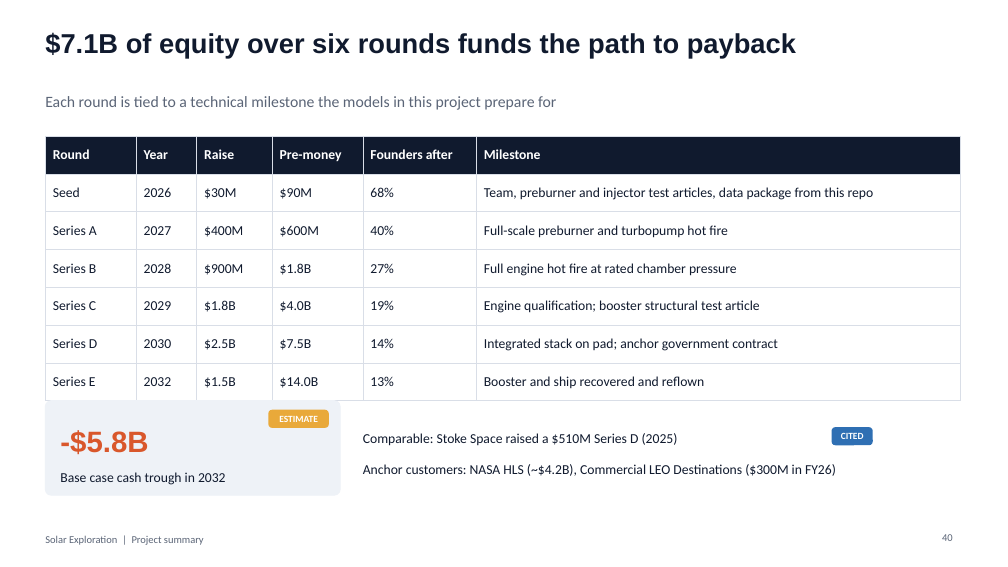
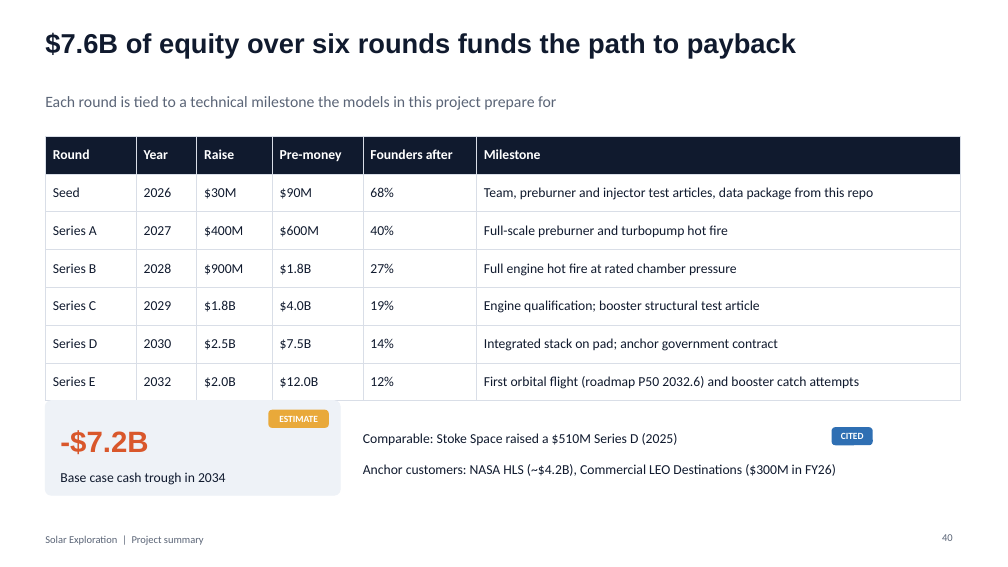
Before and after one commit to Skymeapple/solar-exploration, a slide deck: slide 40 of presentation/Solar_Exploration_Project_Summary.pptx. Drawn at 1008x567 pixels with LibreOffice and Linux fonts; fonts in the diff are those of the drawing. Boxes give left, top, right and bottom in pixels: in the first picture for what was removed or moved away, otherwise in the second. Text is boxed around its words. In the diff, an @@ line names an element or a change of style, - is before the commit and + after.

```diff
--- a/presentation/Solar_Exploration_Project_Summary.pptx
+++ b/presentation/Solar_Exploration_Project_Summary.pptx
@@ title at <box>45,32,796,58</box>: text changed @@
-$7.1B of equity over six rounds funds the path to payback
+$7.6B of equity over six rounds funds the path to payback
@@ table at <box>45,136,960,393</box> @@
-row 7: Series E | 2032 | $1.5B | $14.0B | 13% | Booster and ship recovered and reflown
+row 7: Series E | 2032 | $2.0B | $12.0B | 12% | First orbital flight (roadmap P50 2032.6) and booster catch attempts
@@ text at <box>60,430,148,454</box>: text changed @@
--$5.8B
+-$7.2B
@@ text at <box>60,472,226,485</box>: text changed @@
-Base case cash trough in 2032
+Base case cash trough in 2034
```
Also in this commit, not shown: 31 other slides changed, 44 other files.
